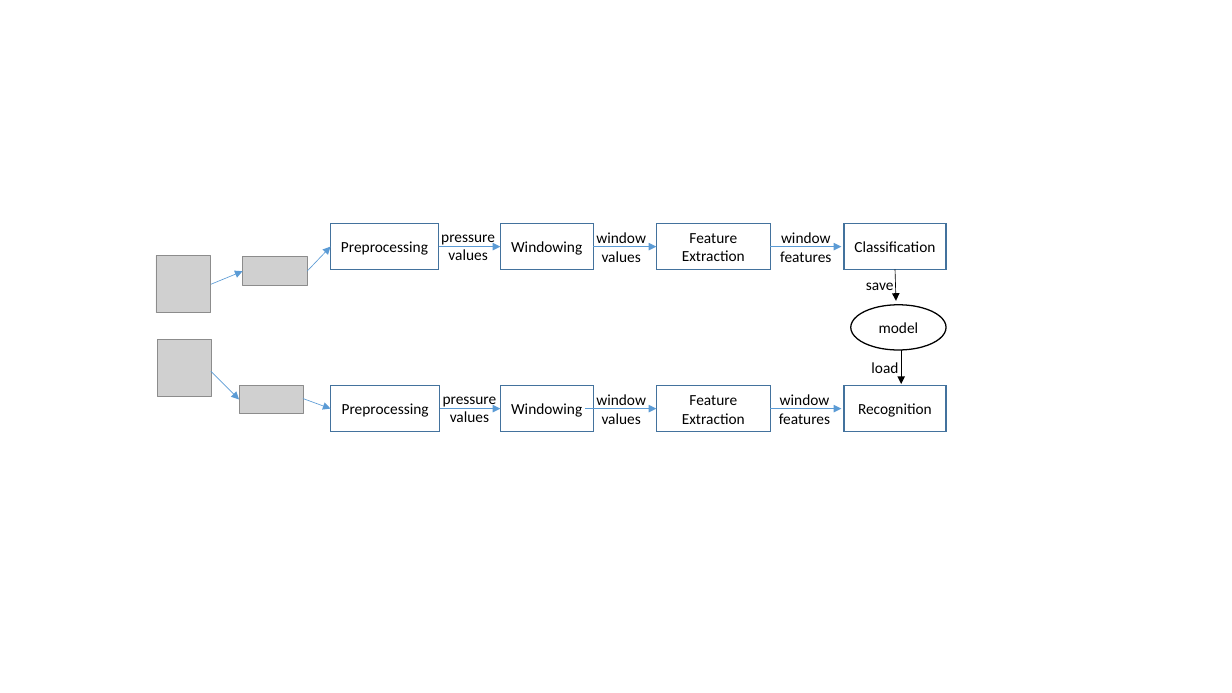
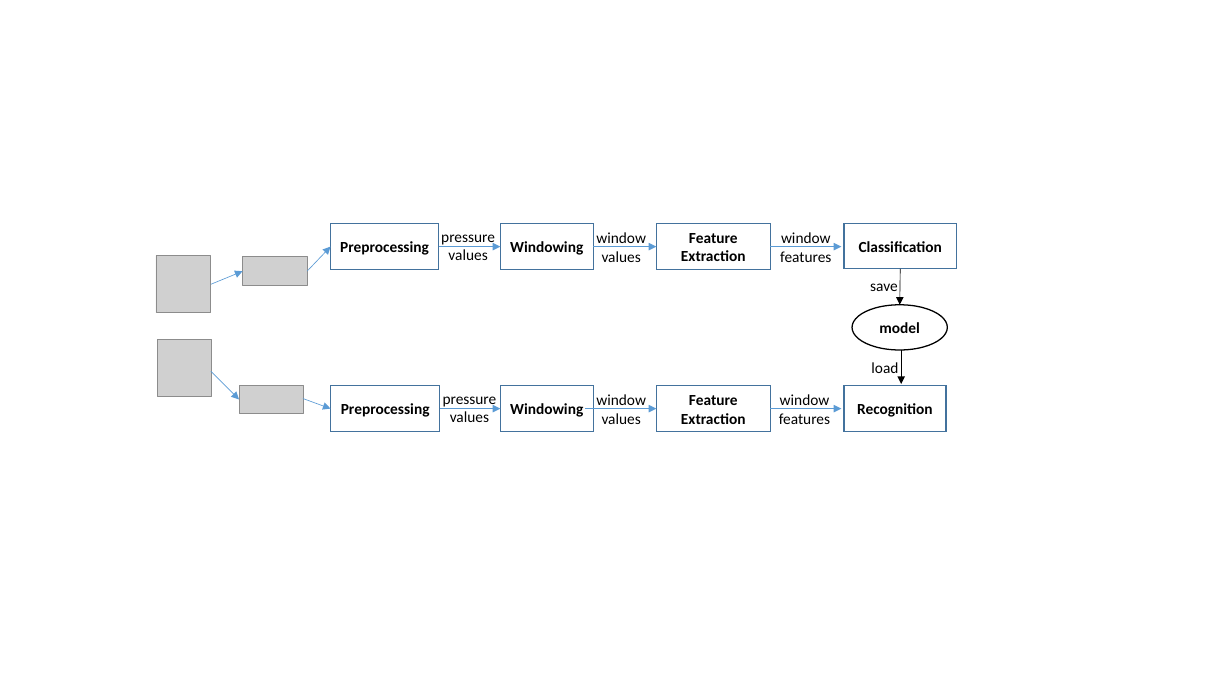
Before and after one commit to ahbuntu/Project_Reach, a slide deck: slide 1 of Reports/Final Project/Report/Block_Design.pptx. Drawn at 1232x693 pixels with LibreOffice and Linux fonts; fonts in the diff are those of the drawing; grey boxes stand for pictures. Boxes give left, top, right and bottom in pixels: in the first picture for what was removed or moved away, otherwise in the second. Text is boxed around its words. In the diff, an @@ line names an element or a change of style, - is before the commit and + after.

```diff
--- a/Reports/Final Project/Report/Block_Design.pptx
+++ b/Reports/Final Project/Report/Block_Design.pptx
@@ bold on in 9 elements at [331,224,439,269], [501,224,593,269], [656,224,770,269], [331,386,440,432], [501,386,593,432], [656,386,770,432], [844,386,946,432], [852,305,947,350], [844,224,957,269] @@
@@ rectangle "Classification": place and size @@
-rectangle "Classification" at [844,224,946,269]
+rectangle "Classification" at [844,224,957,269]
@@ arrow moved from (896, 270) - (897, 301) to (900, 269) - (900, 305) @@
@@ text "save" rewrapped from [866,282,894,295] to [870,283,898,291] @@
```
Also in this commit, not shown: 2 other files.
